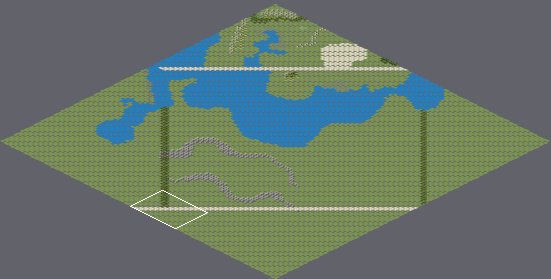
Two states of a Tiled map, Astral One/Resources/freeland/freeland.tmx. Above, an overview of the earlier version with the close-up marked.
Close-up. Before the edit:
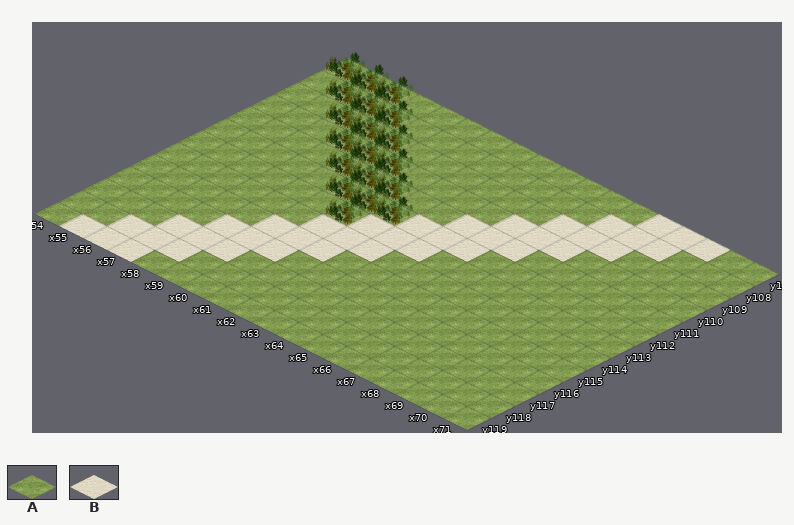
Cells are 128x64 px. Isometric: x runs down to the right, y down to the left. Shown: x 54..71, y 107..119. The commit also changed other parts of the map, which this record leaves out.
Key: from "freeland": A 0 "grass-001", B 21 "desert-001".
_ is an empty cell.
Layers that did not change in this view are not listed.
Layer "Terrain 1" before, first column x 54:
107 AAAAAAAAAAAAABBBAA
108 AAAAAAAAAAAABBBAAA
109 AAAAAAAAAAABBBAAAA
110 AAAAAAAAAABBBAAAAA
111 AAAAAAAAABBBAAAAAA
112 AAAAAAAABBBAAAAAAA
113 AAAAAAABBBAAAAAAAA
114 AAAAAABBBAAAAAAAAA
115 AAAAABBBAAAAAAAAAA
116 AAAABBBAAAAAAAAAAA
117 AAABBBAAAAAAAAAAAA
118 AABBBAAAAAAAAAAAAA
119 ABBBAAAAAAAAAAAAAA
And afterwards:
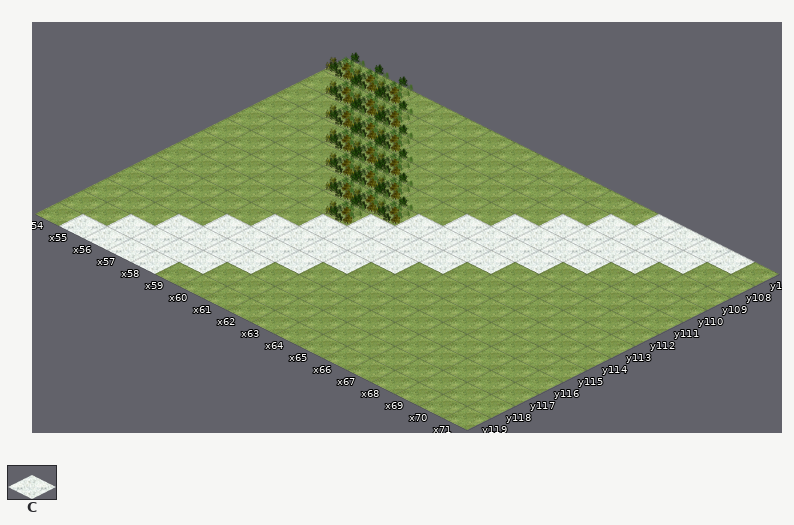
Further tiles: from "freeland": C 47 "glacier-001".
Difference:
{"where": "layer \"Terrain 1\""}
{"y":107,"x":67,"old":"BBBA","new":"CCCC"}
{"y":108,"x":66,"old":"BBBA","new":"CCCC"}
{"y":109,"x":65,"old":"BBBA","new":"CCCC"}
{"y":110,"x":64,"old":"BBBA","new":"CCCC"}
{"y":111,"x":63,"old":"BBBA","new":"CCCC"}
{"y":112,"x":62,"old":"BBBA","new":"CCCC"}
{"y":113,"x":61,"old":"BBBA","new":"CCCC"}
{"y":114,"x":60,"old":"BBBA","new":"CCCC"}
{"y":115,"x":59,"old":"BBBA","new":"CCCC"}
{"y":116,"x":58,"old":"BBBA","new":"CCCC"}
{"y":117,"x":57,"old":"BBBA","new":"CCCC"}
{"y":118,"x":56,"old":"BBBA","new":"CCCC"}
{"y":119,"x":55,"old":"BBBA","new":"CCCC"}
